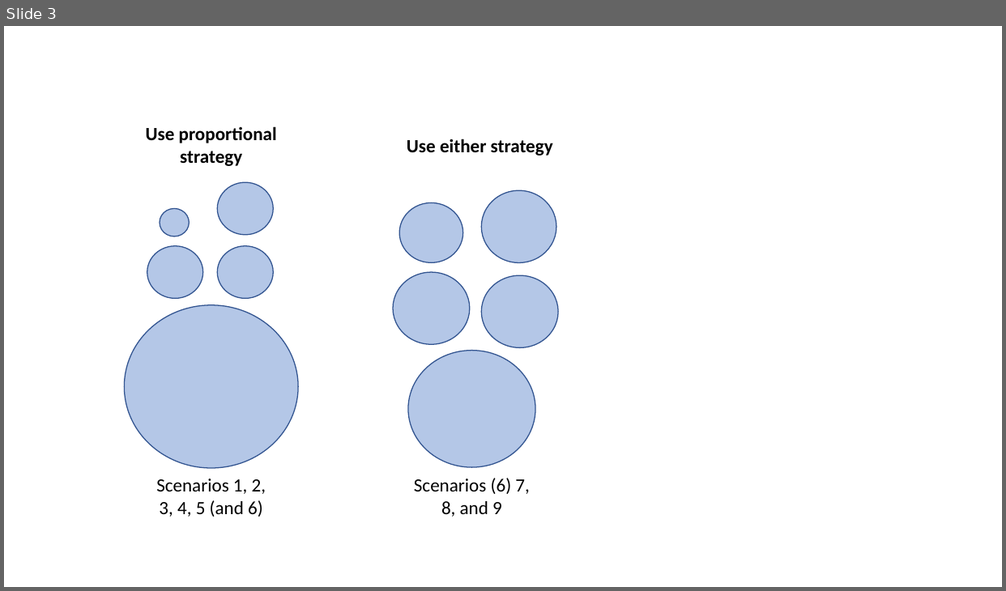
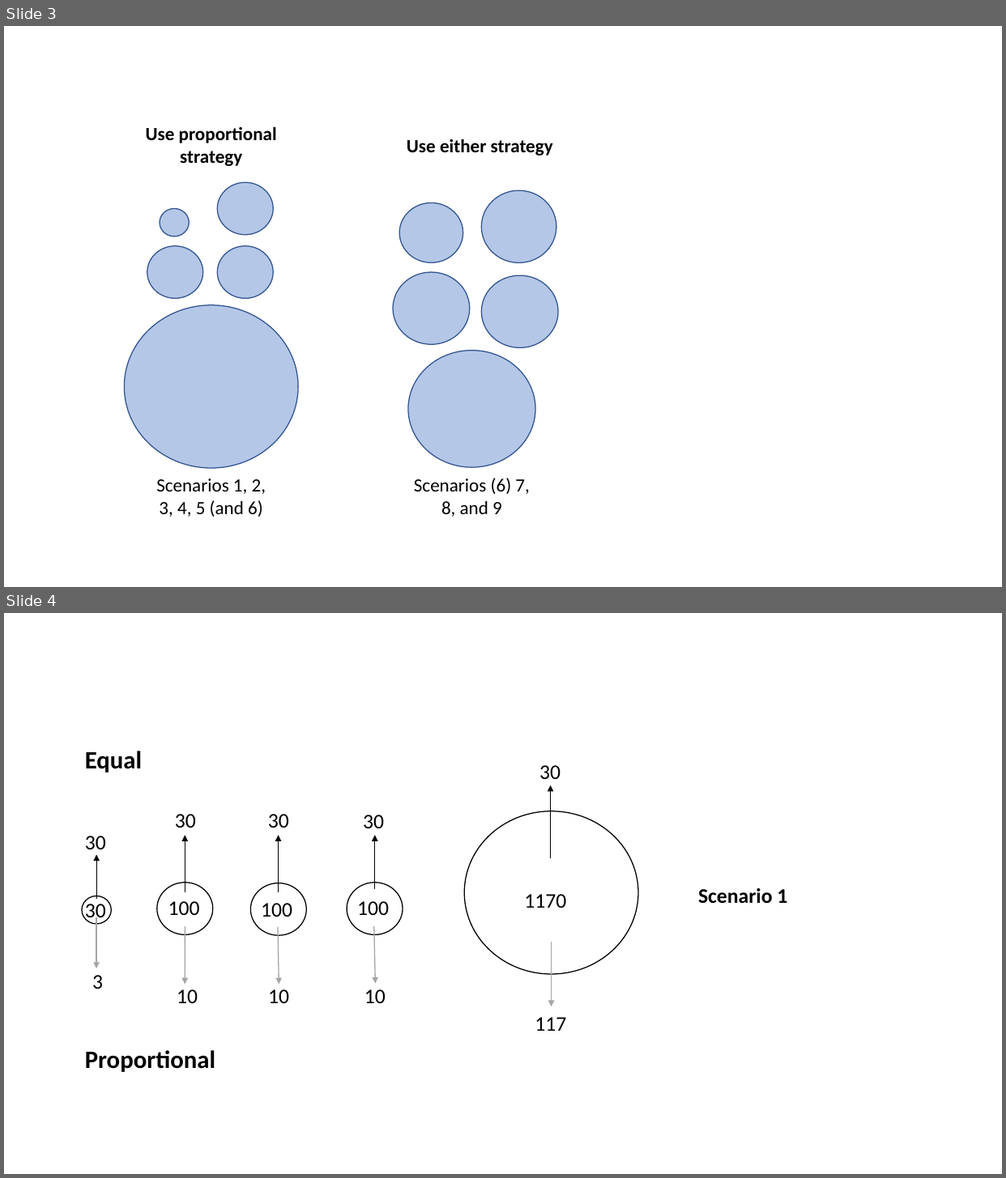
Before and after one commit to HobanLab/Morton-REU, a slide deck: Attempt5_REU_final/Figures/sampling.pptx. Shown one above the other, each under a label of ours: slide 3 before the commit, slides 3 and 4 after it. The pictures are 1006x591 and 1006x1178 pixels, drawn with LibreOffice and Linux fonts; fonts in the diff are those of the drawing. Boxes give left, top, right and bottom in pixels: in the first picture for what was removed or moved away, otherwise in the second. Text is boxed around its words. In the diff, an @@ line names an element or a change of style, - is before the commit and + after.

```diff
--- a/Attempt5_REU_final/Figures/sampling.pptx
+++ b/Attempt5_REU_final/Figures/sampling.pptx
@@ slide 4 added at [4, 613, 1002, 1174], background #FFFFFF @@
@@ text added at [85, 751, 142, 773], 24 pt, text #000000, bold @@
+Equal
@@ text added at [539, 765, 560, 779], 20 pt, text #000000 @@
+30
@@ arrow added from (551, 858) to (551, 786), #000000 1 pt @@
@@ text added at [175, 814, 196, 828], 20 pt, text #000000 @@
+30
@@ text added at [268, 814, 289, 828], 20 pt, text #000000 @@
+30
@@ text added at [363, 815, 384, 828], 20 pt, text #000000 @@
+30
@@ ellipse added at [464, 811, 638, 974], outline #000000 1 pt @@
@@ text added at [85, 836, 106, 855], 20 pt, text #000000 @@
+30
@@ arrow added from (97, 899) to (97, 855), #000000 1 pt @@
@@ arrow added from (185, 893) to (185, 835), #000000 1 pt @@
@@ arrow added from (278, 892) to (278, 835), #000000 1 pt @@
@@ arrow added from (374, 889) to (374, 835), #000000 1 pt @@
@@ ellipse added at [82, 896, 111, 924], outline #000000 1 pt @@
@@ text added at [85, 901, 106, 922], 20 pt, text #000000 @@
+30
@@ ellipse added at [157, 883, 213, 935], outline #000000 1 pt @@
@@ text added at [168, 901, 200, 915], 20 pt, text #000000 @@
+100
@@ ellipse added at [250, 884, 306, 935], outline #000000 1 pt @@
@@ text added at [261, 903, 292, 917], 20 pt, text #000000 @@
+100
@@ ellipse added at [347, 883, 403, 935], outline #000000 1 pt @@
@@ text added at [357, 901, 389, 915], 20 pt, text #000000 @@
+100
@@ text added at [524, 894, 566, 908], 20 pt, text #000000 @@
+1170
@@ text added at [698, 888, 787, 904], 20 pt, text #000000, bold @@
+Scenario 1
@@ arrow added from (96, 918) to (96, 969), #A5A5A5 1 pt @@
@@ arrow added from (185, 926) to (185, 984), #A5A5A5 1 pt @@
@@ arrow added from (278, 926) to (279, 984), #A5A5A5 1 pt @@
@@ arrow added from (374, 926) to (375, 983), #A5A5A5 1 pt @@
@@ arrow added from (552, 942) to (552, 1007), #A5A5A5 1 pt @@
@@ text added at [92, 975, 103, 989], 20 pt, text #000000 @@
+3
@@ text added at [177, 990, 198, 1003], 20 pt, text #000000 @@
+10
@@ text added at [268, 990, 289, 1003], 20 pt, text #000000 @@
+10
@@ text added at [364, 990, 386, 1003], 20 pt, text #000000 @@
+10
@@ text added at [535, 1017, 566, 1031], 20 pt, text #000000 @@
+117
@@ text added at [85, 1050, 215, 1072], 24 pt, text #000000, bold @@
+Proportional
```
Also in this commit, not shown: 1 other slide added, 6 other files.
